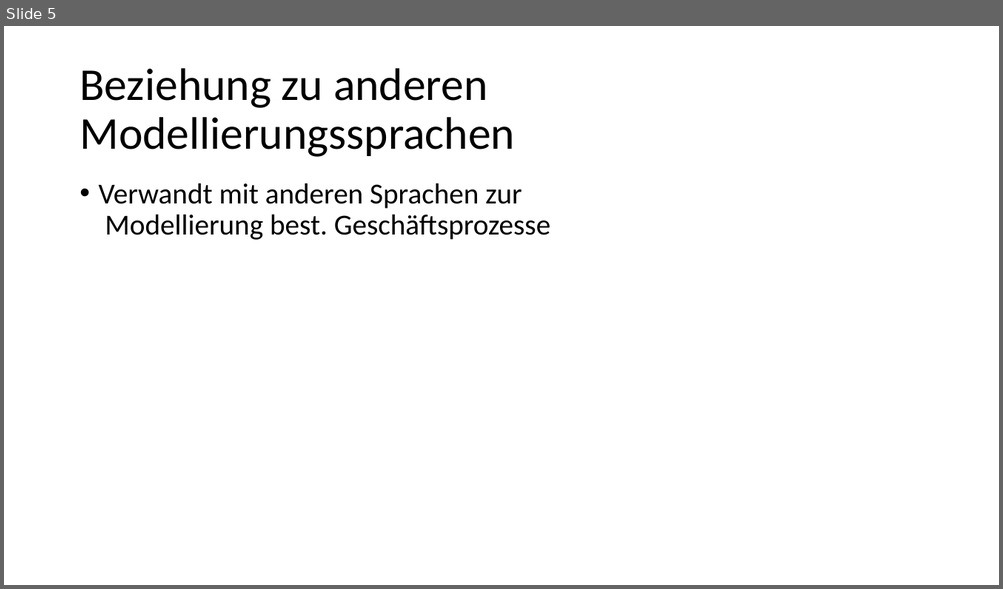
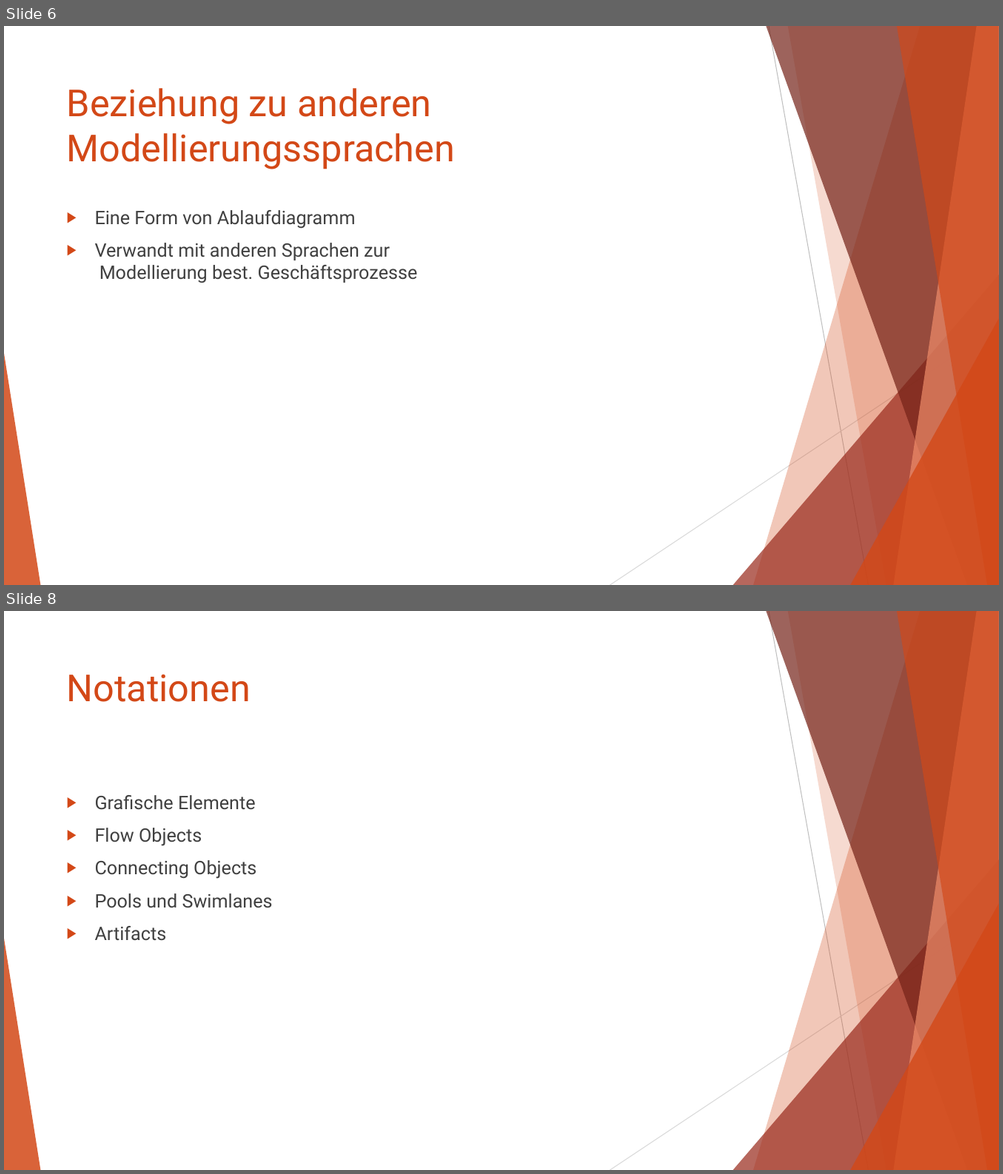
Before and after one commit to AlexanderSchallmeiner/Verhaltensdiagramme, a slide deck: BPMN.pptx. Shown one above the other, each under a label of ours: slide 5 before the commit, slides 6 and 8 after it; the slides between them are not shown. The pictures are 1003x589 and 1003x1174 pixels, drawn with LibreOffice and Linux fonts; fonts in the diff are those of the drawing. Boxes give left, top, right and bottom in pixels: in the first picture for what was removed or moved away, otherwise in the second. Text is boxed around its words. In the diff, an @@ line names an element or a change of style, - is before the commit and + after.

Commit message:
Add files via upload
added new slides and first layout

```diff
--- a/BPMN.pptx
+++ b/BPMN.pptx
@@ slide 8 added at box(4, 611, 999, 1170), background #FFFFFF; not listed: 10 template elements that a slide beside it also shows @@
@@ title added at box(67, 674, 250, 702), 36 pt, text #D34817 @@
+Notationen
@@ text added at box(95, 795, 273, 941), 18 pt, text #404040 @@
+▶ Grafische Elemente
+▶ Flow Objects
+▶ Connecting Objects
+▶ Pools und Swimlanes
+▶ Artifacts
@@ what was slide 5 is now slide 6 @@
@@ slide 6 changed as well @@
@@ title "Beziehung zu anderen Modellierungssprachen": place and size @@
-title "Beziehung zu anderen Modellierungssprachen" at box(79, 68, 515, 157)
+title "Beziehung zu anderen Modellierungssprachen" at box(67, 88, 455, 170)
@@ title "Beziehung zu anderen Modellierungssprachen" at box(67, 88, 455, 170): size 44 to 36 pt, font Calibri to Roboto, text colour #000000 to #D34817; line spacing 0.9 to 1; vertical alignment middle to top @@
@@ text "Eine Form von Ablaufdiagramm": place and size @@
-text "Eine Form von Ablaufdiagramm" at box(99, 183, 550, 240)
+text "Eine Form von Ablaufdiagramm" at box(95, 210, 418, 284)
@@ text at box(95, 210, 356, 229): paragraph added @@
+▶ Eine Form von Ablaufdiagramm
@@ text at box(95, 243, 418, 284): size 28 to 18 pt, font Calibri to Roboto, text colour #000000 to #404040 in "Verwandt mit anderen Sprachen zur Modellierung best. ..."; bullet • to ▶; line spacing 0.9 to 1 @@
@@ group added at box(4, 26, 999, 585): 5 freeform shapes, 3 triangles, 2 lines @@
```
Also in this commit, not shown: 4 other slides changed, 5 other slides added, 1 slide removed.
